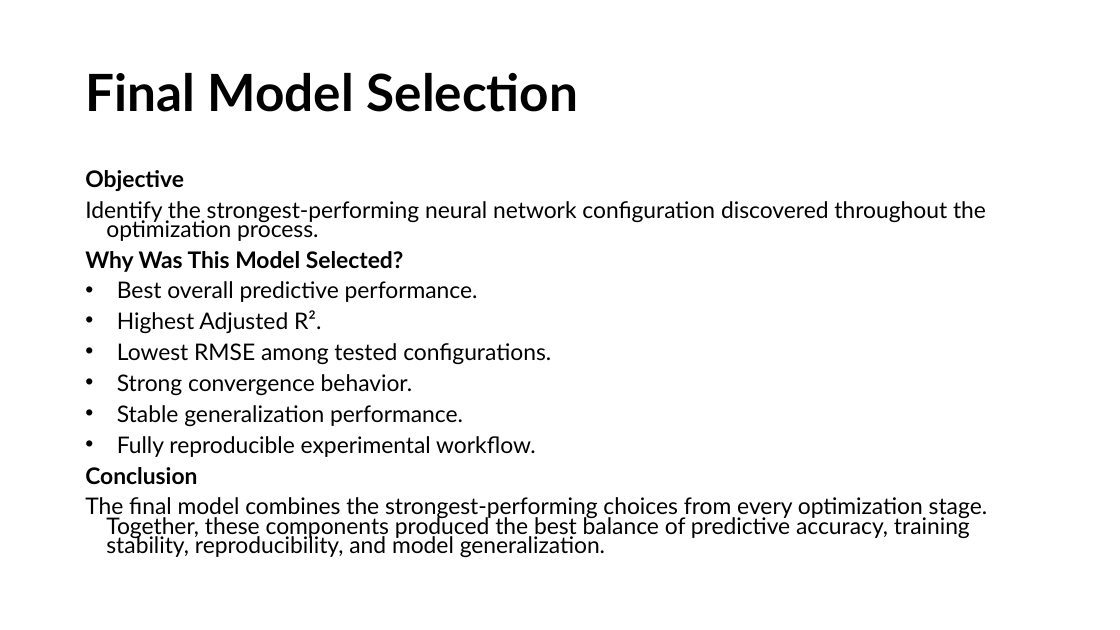
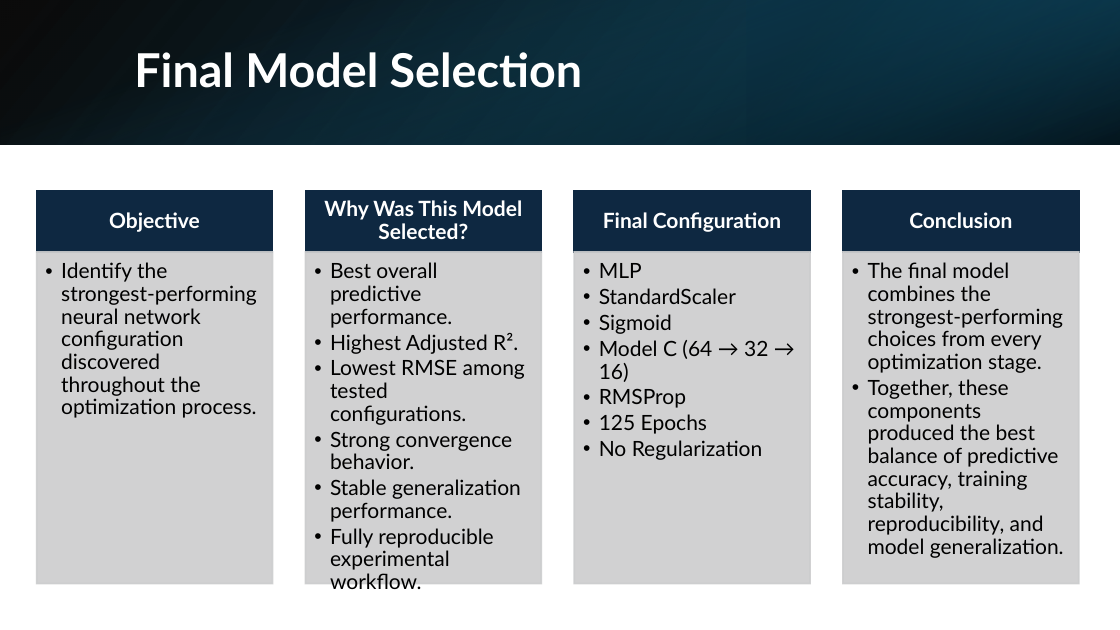
Before and after one commit to niecestroa/pro-ibm-ml-course-projects, a slide deck: slide 26 of neural-network-optimization/report/Deep Learning for Wine Quality Prediction.pptx (slide 27 before the commit). Drawn at 1120x630 pixels with LibreOffice and Linux fonts; fonts in the diff are those of the drawing. Boxes give left, top, right and bottom in pixels: in the first picture for what was removed or moved away, otherwise in the second. Text is boxed around its words. In the diff, an @@ line names an element or a change of style, - is before the commit and + after.

```diff
--- a/neural-network-optimization/report/Deep Learning for Wine Quality Prediction.pptx
+++ b/neural-network-optimization/report/Deep Learning for Wine Quality Prediction.pptx
@@ rectangle added at <box>0,0,1120,145</box>, fill gradient #000000 to #104862 @@
@@ rectangle added at <box>0,0,1120,145</box>, fill gradient #156082 to #000000 @@
@@ rectangle added at <box>747,0,1120,145</box>, fill gradient #0B3041 to #156082 @@
@@ title "Final Model Selection": place and size @@
-title "Final Model Selection" at <box>85,73,579,112</box>
+title "Final Model Selection" at <box>134,52,582,88</box>
@@ title "Final Model Selection" at <box>134,52,582,88</box>: size 44 to 40 pt, text colour #000000 to #FFFFFF @@
@@ text removed at <box>85,170,987,557</box> @@
-Objective
-Identify the strongest-performing neural network configuration discovered throughout the optimization process.
-Why Was This Model Selected?
-• Best overall predictive performance.
-• Highest Adjusted R².
-• Lowest RMSE among tested configurations.
-• Strong convergence behavior.
-• Stable generalization performance.
-• Fully reproducible experimental workflow.
-Conclusion
-The final model combines the strongest-performing choices from every optimization stage. Together, these components produced the best balance of predictive accuracy, training stability, reproducibility, and model generalization.
@@ group added at <box>37,192,1080,594</box>: 8 rectangles, 8 texts @@
+Objective
+  • Identify the strongest-performing neural network configuration discovered throughout the optimization process.
+Why Was This Model Selected?
+  • Best overall predictive performance.
+  • Highest Adjusted R².
+  • Lowest RMSE among tested configurations.
+  • Strong convergence behavior.
+  • Stable generalization performance.
+  • Fully reproducible experimental workflow.
+Final Configuration
+  • MLP
+  • StandardScaler
+  • Sigmoid
+  • Model C (64 → 32 → 16)
+  • RMSProp
+  • 125 Epochs
+  • No Regularization
+Conclusion
+  • The final model combines the strongest-performing choices from every optimization stage.
+  • Together, these components produced the best balance of predictive accuracy, training stability, reproducibility, and model generalization.
```
Also in this commit, not shown: 19 other slides changed, 5 slides added, 6 slides removed, 6 other files.
